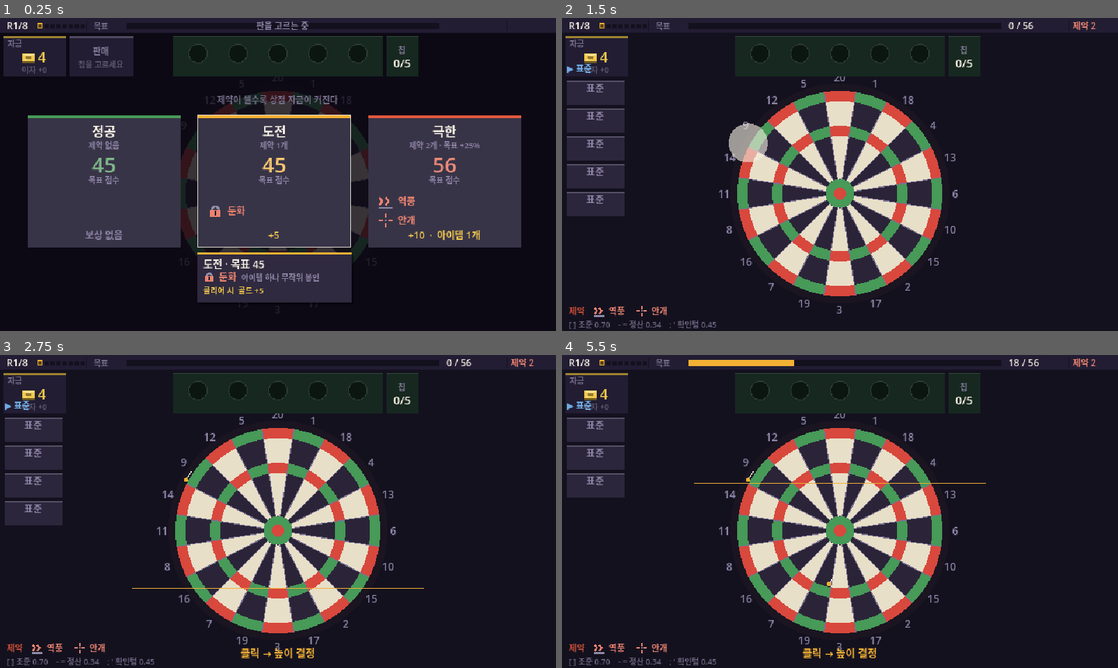
Above: before the commit, frames 1-4 (two rows, left to right).
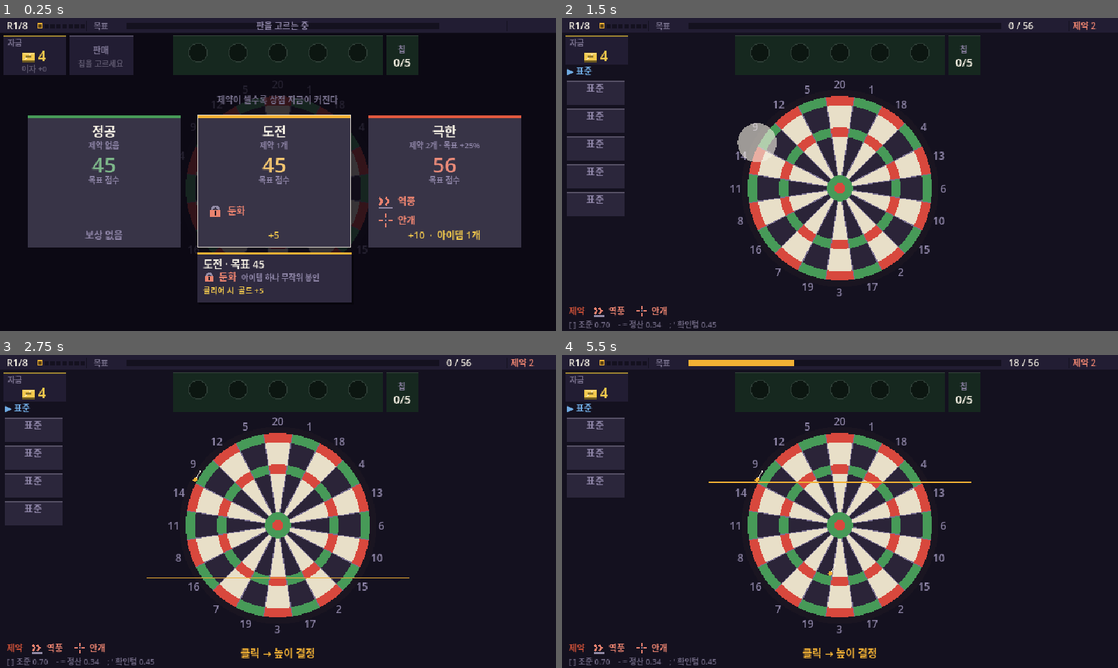
Above: after the commit, the same moments.

Repository: GGbong69/test-03
Game: Godot game, scene res://scenes/main.tscn
Two runs of this game, one before a commit and one after it. Both use one fixed random seed, a clock stepped at 60 frames per second and the inputs below.
Inputs (mouse positions are in pixels of both pictures, inside the frame that each line leads up to):
- Up to frame 1 (0.25 s): no input
- Up to frame 2 (1.5 s): tap Enter at 0.5 s; move the mouse to (962, 158) at 0.52 s; click (962, 158) at 0.67 s; tap Space at 0.77 s; move the mouse to (728, 190) at 1.27 s; click (728, 190) at 1.42 s
- Up to frame 3 (2.75 s): tap Space at 1.52 s; move the mouse to (333, 442) at 2.02 s; click (333, 442) at 2.17 s
- Up to frame 4 (5.5 s): move the mouse to (812, 574) at 2.77 s; click (812, 574) at 2.92 s; tap Space at 3.02, 3.77, 4.52 s; move the mouse to (1006, 558) at 3.52 s; click (1006, 558) at 3.67 s; move the mouse to (673, 464) at 4.27 s; click (673, 464) at 4.42 s; move the mouse to (867, 511) at 5.02 s; click (867, 511) at 5.17 s

The runs differ from the first frame. In frame 1, 3.0% of the frame differs, in the area x 0-76%, y 5-95%; in frame 2, 13%; in frame 3, 13%; in frame 4, 13%, in the area x 0-77%, y 5-95%.

Commit message:
겹침 세 곳을 세로 예산 재계산으로 해소
개별로 밀어내지 않고 원인을 한 번에 잡는다. 보드 숫자 링(R*1.13)이
y64~343 을 먹는데 위아래로 쓸 수 있는 폭이 275px 뿐이라 구조적으로
안 들어갔다. 밀어내면 반드시 다른 쪽이 터진다.

겹침 1 — 자금판(y21~67) 안에 탄창 헤더(baseline 62)가 그려졌다.
  간격 문제가 아니라 그리는 순서 문제였다. _hud_draw 가 자금판을 먼저
  그리고 헤더를 나중에 그려 헤더가 판 위에 덧칠됐다.
  → 자금판을 플레이 중 34 높이로 줄이고(y20~54) 헤더를 baseline 65 로.
     이자/마지막판 줄이 필요한 상점·스테이지에서만 46 으로 늘린다.

겹침 2 — 칩 랙 하단(67)을 보드 최상단 숫자가 2.9px 침범.
겹침 3 — 힌트(글리프 상단 338)를 보드 최하단 숫자가 약 5px 침범.
  → 보드를 R 118→106, 중심 y 202→196 으로. 숫자 링이 y71.6~323.8 로
     들어와 위 5.6px, 아래 14.6px 여유가 생긴다.

SWING 을 132→119 로 같이 줄인다. 보드만 줄이면 조준 범위는 그대로라
빗나갈 확률이 조용히 오른다. 106/118 = 0.898 을 그대로 곱해 명중률을
기존과 같게 유지한다. 조준선 길이(168→151)와 세로 조준선의 절대 좌표
(70~336 → 68~334)도 새 띠에 맞춘다.

검증: 파싱 통과 · 오토플레이 완주 · 인게임/상점 프레임 육안 확인.

Co-Authored-By: Claude Opus 5 <noreply@anthropic.com>

Diff:
--- a/scripts/game.gd
+++ b/scripts/game.gd
@@ -9,9 +9,11 @@
 # 밸런스 수치는 전부 scripts/data.gd 에 있다.
 
 const VIEW := Vector2(640, 360)
-const BC := Vector2(320, 202)
-const R := 118.0
-const SWING := 132.0
+const BC := Vector2(320, 196)
+const R := 106.0
+# SWING 은 R 에 비례해야 한다. 보드만 줄이면 빗나갈 확률이 조용히 오른다.
+# 106/118 = 0.898 → 132 * 0.898 = 118.6. 명중률을 기존과 같게 유지한다.
+const SWING := 119.0
 
 const CARD_W := 244.0
 const CARD_H := 96.0
@@ -40,9 +42,11 @@
 	"bar_score":  514.0,
 	"bar_mod":    588.0,
 
-	"bank":       Rect2(4.0, 21.0, 72.0, 46.0),
-	"sell":       Rect2(80.0, 21.0, 74.0, 46.0),
-	"cap":        Rect2(445.0, 21.0, 37.0, 46.0),
+	# 자금판은 플레이 중 34 높이. 이자/마지막판 줄이 필요한 상점·스테이지에서만
+	# _bank_draw 가 46 으로 늘린다. 늘 46 이면 탄창 헤더가 판 안으로 들어간다.
+	"bank":       Rect2(4.0, 20.0, 72.0, 34.0),
+	"sell":       Rect2(80.0, 20.0, 74.0, 46.0),
+	"cap":        Rect2(445.0, 20.0, 37.0, 46.0),
 }
 
 const C_BG := Color("14111f")
@@ -1242,7 +1246,8 @@
 	var head := "탄창 — 고르세요"
 	if not picking:
 		head = "▶ " + (cur_dart.n if not cur_dart.is_empty() else "표준")
-	draw_string(font, Vector2(6, 62), head,
+	# baseline 65 — 플레이 중 자금판은 y54 에서 끝난다. 62 는 판 안이었다.
+	draw_string(font, Vector2(6, 65), head,
 			HORIZONTAL_ALIGNMENT_LEFT, -1, 10, C_ACC if picking else C_CHIP.lightened(0.25))
 
 	for i in remaining.size():
@@ -1281,14 +1286,14 @@
 
 func _draw_aim() -> void:
 	if state == S.AIM_V:
-		draw_line(Vector2(BC.x - 168.0, aim.y), Vector2(BC.x + 168.0, aim.y), C_ACC, 1.0)
+		draw_line(Vector2(BC.x - 151.0, aim.y), Vector2(BC.x + 151.0, aim.y), C_ACC, 1.0)
 	elif state == S.AIM_H:
-		draw_line(Vector2(BC.x - 168.0, aim.y), Vector2(BC.x + 168.0, aim.y),
+		draw_line(Vector2(BC.x - 151.0, aim.y), Vector2(BC.x + 151.0, aim.y),
 				C_ACC.darkened(0.55), 1.0)
-		draw_line(Vector2(aim.x, 70.0), Vector2(aim.x, 336.0), C_ACC, 1.0)
+		draw_line(Vector2(aim.x, 68.0), Vector2(aim.x, 334.0), C_ACC, 1.0)
 	elif state == S.CONFIRM:
-		draw_line(Vector2(BC.x - 168.0, aim.y), Vector2(BC.x + 168.0, aim.y), C_ACC, 1.0)
-		draw_line(Vector2(aim.x, 70.0), Vector2(aim.x, 336.0), C_ACC, 1.0)
+		draw_line(Vector2(BC.x - 151.0, aim.y), Vector2(BC.x + 151.0, aim.y), C_ACC, 1.0)
+		draw_line(Vector2(aim.x, 68.0), Vector2(aim.x, 334.0), C_ACC, 1.0)
 		var e := 1.0 - pow(1.0 - clampf(confirm_t / maxf(ch(), 0.001), 0.0, 1.0), 3.0)
 		draw_arc(aim, lerpf(22.0, 7.0, e), 0.0, TAU, 24, C_TXT, 1.0)
 		draw_arc(aim, lerpf(30.0, 11.0, e), 0.0, TAU, 24, Color(C_TXT, 0.3), 1.0)
@@ -1348,7 +1353,12 @@
 
 # ── 자금 ──────────────────────────────────────────────────
 func _bank_draw() -> void:
+	# 이자 줄은 상점·스테이지에서만 의미가 있다. 그때만 판을 늘려 담는다.
+	# 플레이 중에는 짧게 끝나야 그 아래 탄창 헤더가 들어갈 자리가 난다.
+	var wide := state == S.SHOP or state == S.STAGE
 	var r: Rect2 = LAY.bank
+	if wide:
+		r.size.y = 46.0
 	draw_rect(r, C_PANEL)
 	draw_rect(Rect2(r.position, Vector2(r.size.x, 2.0)), C_GOLD.darkened(0.35))
 	draw_string(font, r.position + Vector2(5.0, 12.0), "자금",
@@ -1358,6 +1368,9 @@
 	var gc: Color = C_GOLD.lerp(C_MULT, deny_flash)
 	var jx := randf_range(-deny_flash, deny_flash) * 2.0
 	draw_gold(r.get_center().x + jx, r.position.y + 30.0, str(gold), 16, gc)
+
+	if not wide:
+		return
 
 	# 이자 미리보기. 계산식은 _finish_round 와 같고 둘 다 지급 전 잔액을 본다.
 	if state == S.SHOP and round_no + 1 >= GameData.ROUNDS:
@@ -1404,7 +1417,7 @@
 # 감각 조정은 이 표에서만 한다.
 const PANEL := {
 	# 배치
-	"y": 21.0,           # 랙 위쪽
+	"y": 20.0,           # 랙 위쪽
 	"h": 46.0,           # 랙 높이
 	"cell": 46.0,        # 칩 한 칸 폭
 	"pad": 6.0,          # 랙 안쪽 여백
